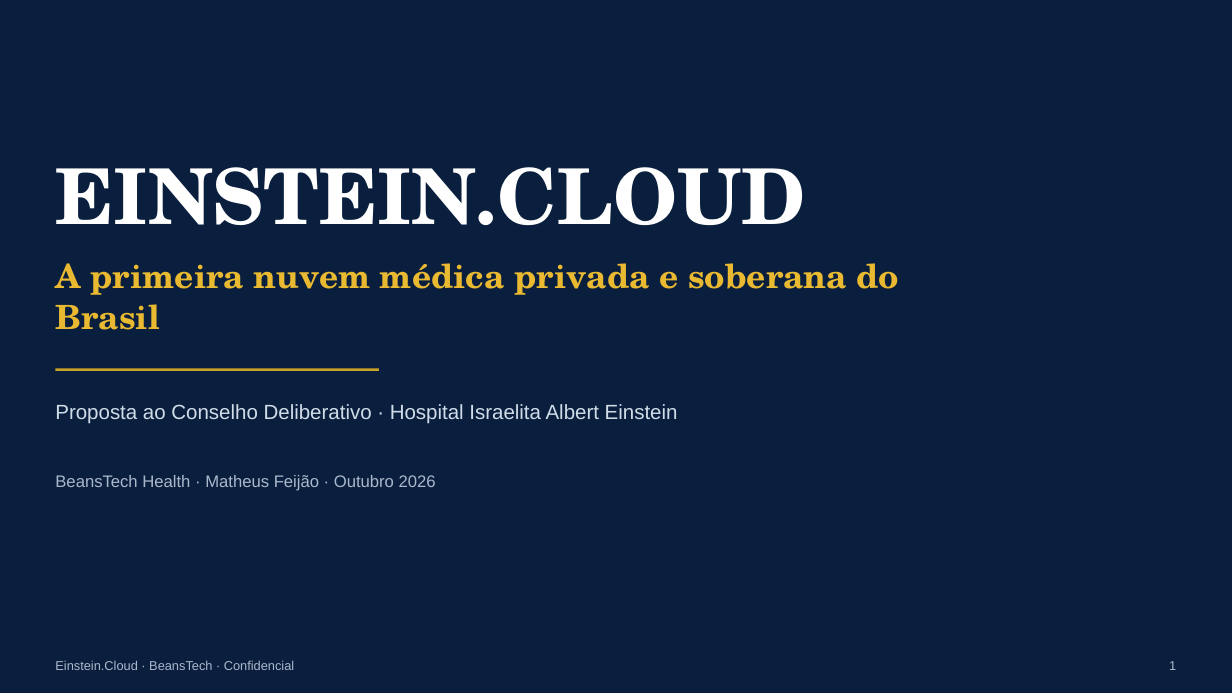
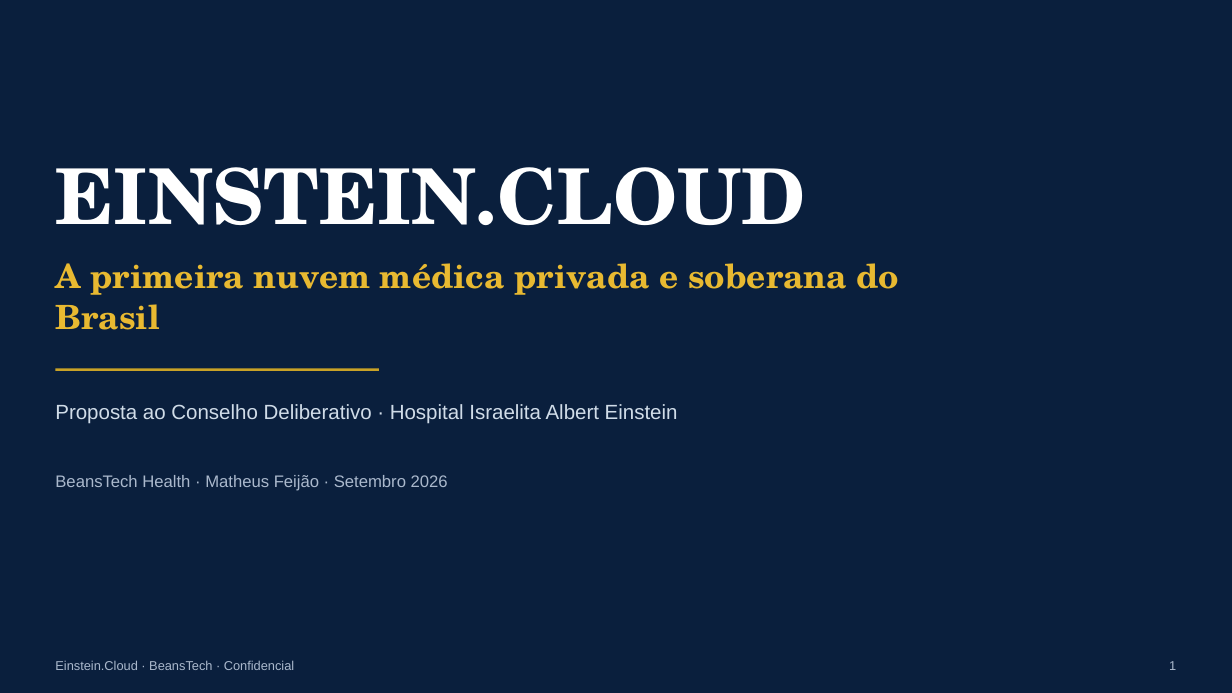
Before and after one commit to beanstechhub/healthtech-infra, a slide deck: slide 1 of apresentacoes/Einstein_Cloud_Apresentacao.pptx. Drawn at 1232x693 pixels with LibreOffice and Linux fonts; fonts in the diff are those of the drawing. Boxes give left, top, right and bottom in pixels: in the first picture for what was removed or moved away, otherwise in the second. Text is boxed around its words. In the diff, an @@ line names an element or a change of style, - is before the commit and + after.

Commit message:
Einstein S5: cards de ranking (estilo S8 aprovado); data corrigida para Setembro 2026

```diff
--- a/apresentacoes/Einstein_Cloud_Apresentacao.pptx
+++ b/apresentacoes/Einstein_Cloud_Apresentacao.pptx
@@ text at (55,475,448,491): text changed @@
-BeansTech Health · Matheus Feijão · Outubro 2026
+BeansTech Health · Matheus Feijão · Setembro 2026
```
Also in this commit, not shown: 1 other slide changed, 5 other files.
